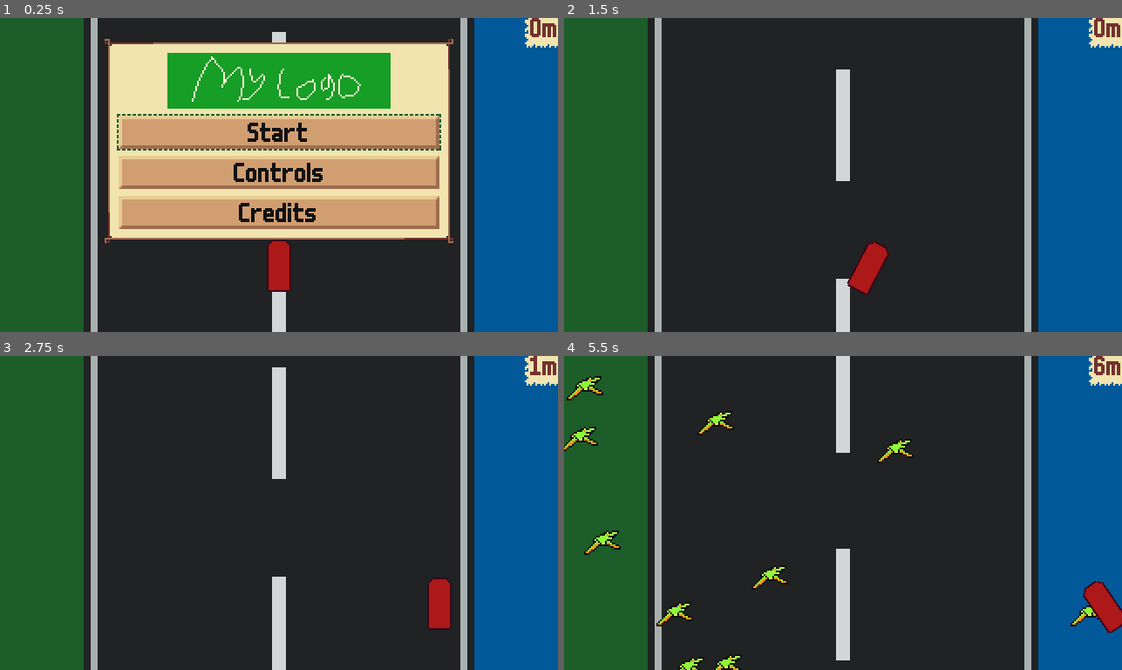
Above: before the commit, frames 1-4 (two rows, left to right).
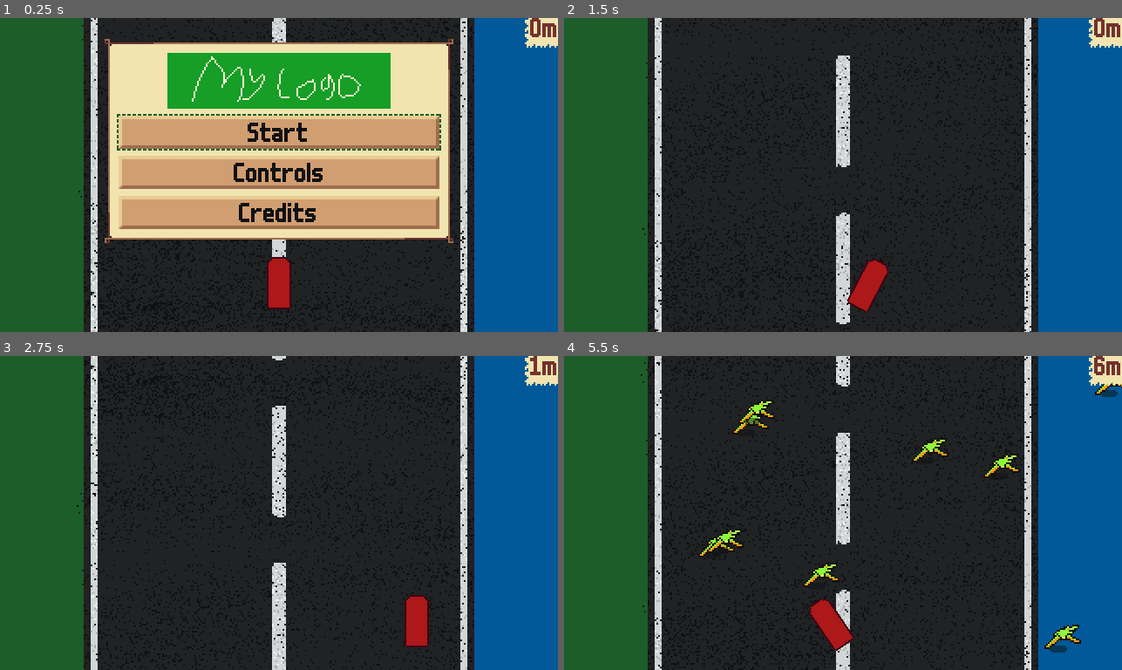
Above: after the commit, the same moments.

Repository: krobbi/afrogalypse
Game: Godot game, scene res://scenes/main/main.tscn
The game is run twice, just before and just after one commit, with the same random seed, the same clock (stepped at 60 frames per second) and the same inputs.
Inputs:
- Up to frame 1 (0.25 s): no input
- Up to frame 2 (1.5 s): click "Start" at 0.5 s; hold D (steer_right) from 1.28 s (still down)
- Up to frame 3 (2.75 s): release D (steer_right) at 2.03 s; hold Space (brake) from 2.03 s (still down)
- Up to frame 4 (5.5 s): release Space (brake) at 2.78 s; hold D (steer_right) 2.78-4.28 s; hold A (steer_left) from 4.28 s (still down)

The runs differ from the first frame. In frame 1, 3.2% of the frame differs, in the area x 14-84%, y 0-100%; in frame 2, 4.2%; in frame 3, 4.7%; in frame 4, 7.8%, in the area x 0-100%, y 0-100%.

Commit message:
Clamp to playfield

Diff:
--- a/entities/car/car.gd
+++ b/entities/car/car.gd
@@ -46,13 +46,12 @@
 	else:
 		brake_position = max(brake_position - brake_release * delta, 0.0)
 
-	# Brake has less effect at lower speeds.
-	var speed_frac: float = Global.speed / start_speed
-	var brake_pivot: float = brake_pivot_amount * speed_frac
-	var brake_turn: float = brake_turn_amount * speed_frac
-
-	rotation = wheel_position * (pivot_amount + brake_position * brake_pivot)
-	position.x += wheel_position * (turn_amount + brake_position * brake_turn) * delta
+	rotation = wheel_position * (pivot_amount + brake_position * brake_pivot_amount)
+	position.x = clamp(
+			position.x
+			+ wheel_position * (turn_amount + brake_position * brake_turn_amount) * delta,
+			56.0, 264.0
+	)
 
 
 func starting_state(delta: float) -> void:
--- a/entities/car/car.tscn
+++ b/entities/car/car.tscn
@@ -4,8 +4,8 @@
 [ext_resource type="Script" path="res://entities/car/car.gd" id="2_tig26"]
 
 [sub_resource type="CapsuleShape2D" id="CapsuleShape2D_2oq7k"]
-radius = 6.0
-height = 28.0
+radius = 5.0
+height = 26.0
 
 [node name="Car" type="Sprite2D"]
 texture = ExtResource("1_xurhx")
--- a/entities/frog/frog.gd
+++ b/entities/frog/frog.gd
@@ -2,10 +2,10 @@
 extends Node2D
 
 @export var sprite: Sprite2D
-@export var jump_force: float = 20.0
-@export var gravity: float = 100.0
-@export var ground_wait: float = 0.05
-@export var forward_force: float = 200.0
+@export var jump_force: float = 40.0
+@export var gravity: float = 200.0
+@export var ground_wait: float = 0.1
+@export var forward_force: float = 250.0
 @export var friction: float = 20.0
 
 var ground_timer: float = 0.0
@@ -46,4 +46,5 @@
 func _on_hitbox_area_entered(_area: Area2D) -> void:
 	if not is_hit:
 		is_hit = true
+		vertical_velocity = -100.0
 		Global.on_frog_hit()
--- a/entities/frog/frog.tscn
+++ b/entities/frog/frog.tscn
@@ -1,12 +1,13 @@
-[gd_scene load_steps=5 format=3 uid="uid://d4aivjhl0ysn1"]
+[gd_scene load_steps=6 format=3 uid="uid://d4aivjhl0ysn1"]
 
 [ext_resource type="Script" path="res://entities/frog/frog.gd" id="1_6saia"]
 [ext_resource type="Texture2D" uid="uid://cn8mtqqxm7wt7" path="res://entities/frog/frog.png" id="1_c2uii"]
 [ext_resource type="PackedScene" uid="uid://ny61orou7nqh" path="res://components/mover/mover.tscn" id="2_5n6ao"]
+[ext_resource type="Texture2D" uid="uid://burjoj85dxohh" path="res://entities/frog/shadow.png" id="3_wqf0h"]
 
 [sub_resource type="CapsuleShape2D" id="CapsuleShape2D_lgslm"]
 radius = 2.0
-height = 12.0
+height = 10.0
 
 [node name="Frog" type="Node2D" node_paths=PackedStringArray("sprite") groups=["frogs"]]
 script = ExtResource("1_6saia")
@@ -15,6 +16,9 @@
 
 [node name="Mover" parent="." node_paths=PackedStringArray("node") instance=ExtResource("2_5n6ao")]
 node = NodePath("..")
+
+[node name="Shadow" type="Sprite2D" parent="."]
+texture = ExtResource("3_wqf0h")
 
 [node name="Sprite2D" type="Sprite2D" parent="."]
 texture = ExtResource("1_c2uii")
--- a/entities/road_mark/road_mark.tscn
+++ b/entities/road_mark/road_mark.tscn
@@ -1,10 +1,10 @@
 [gd_scene load_steps=3 format=3 uid="uid://b3vh1c8ohwf5l"]
 
-[ext_resource type="Texture2D" uid="uid://olgv3a40num4" path="res://resources/textures/entities/road_mark/road_mark.png" id="1_a4lnc"]
+[ext_resource type="Texture2D" uid="uid://dih4ohpafftuk" path="res://resources/textures/entities/road_mark/road_section.png" id="1_dttld"]
 [ext_resource type="PackedScene" uid="uid://ny61orou7nqh" path="res://components/mover/mover.tscn" id="2_ku3q3"]
 
 [node name="RoadMark" type="Sprite2D"]
-texture = ExtResource("1_a4lnc")
+texture = ExtResource("1_dttld")
 metadata/_edit_group_ = true
 
 [node name="Mover" parent="." node_paths=PackedStringArray("node") instance=ExtResource("2_ku3q3")]
--- a/entities/road_mark_spawner/road_mark_spawner.tscn
+++ b/entities/road_mark_spawner/road_mark_spawner.tscn
@@ -10,6 +10,6 @@
 metadata/_edit_group_ = true
 
 [node name="DistanceClock" parent="." instance=ExtResource("3_3syb0")]
-distance = 120.0
+distance = 270.0
 
 [connection signal="distance_reached" from="DistanceClock" to="." method="spawn_road_mark"]
--- a/scenes/main/main.tscn
+++ b/scenes/main/main.tscn
@@ -1,7 +1,6 @@
-[gd_scene load_steps=9 format=3 uid="uid://db84bo3f0lyqi"]
+[gd_scene load_steps=8 format=3 uid="uid://db84bo3f0lyqi"]
 
 [ext_resource type="PackedScene" uid="uid://ce26bmikob7bk" path="res://entities/car/car.tscn" id="1_eqoqq"]
-[ext_resource type="Texture2D" uid="uid://c04fwihntm7o5" path="res://resources/textures/scenes/main/background.png" id="1_h1asa"]
 [ext_resource type="Script" path="res://scenes/main/main.gd" id="1_nf3r0"]
 [ext_resource type="PackedScene" uid="uid://c61b2hft4p2fl" path="res://entities/road_mark_spawner/road_mark_spawner.tscn" id="2_6k1et"]
 [ext_resource type="PackedScene" uid="uid://b3vh1c8ohwf5l" path="res://entities/road_mark/road_mark.tscn" id="3_xo548"]
@@ -14,24 +13,16 @@
 script = ExtResource("1_nf3r0")
 metadata/_edit_lock_ = true
 
-[node name="Background" type="Sprite2D" parent="."]
-texture = ExtResource("1_h1asa")
-centered = false
+[node name="RoadMarkSpawner" parent="." instance=ExtResource("2_6k1et")]
+position = Vector2(160, -180)
 
-[node name="RoadMarkSpawner" parent="." instance=ExtResource("2_6k1et")]
-position = Vector2(160, -80)
-
-[node name="InitRoadMark1" parent="RoadMarkSpawner" instance=ExtResource("3_xo548")]
-position = Vector2(0, 120)
-
-[node name="InitRoadMark2" parent="RoadMarkSpawner" instance=ExtResource("3_xo548")]
-position = Vector2(0, 240)
+[node name="InitRoadMark" parent="RoadMarkSpawner" instance=ExtResource("3_xo548")]
+position = Vector2(0, 270)
 
 [node name="TopFrogSpawner" parent="." node_paths=PackedStringArray("bottom_right") instance=ExtResource("4_dhns2")]
 position = Vector2(-48, -64)
 bottom_right = NodePath("BottomRight")
 delay = 0.5
-count = 2
 
 [node name="BottomRight" type="Marker2D" parent="TopFrogSpawner"]
 position = Vector2(308, 60)
@@ -39,14 +30,14 @@
 [node name="SideFrogSpawner" parent="." node_paths=PackedStringArray("bottom_right") instance=ExtResource("4_dhns2")]
 position = Vector2(-48, -4)
 bottom_right = NodePath("BottomRight")
-delay = 0.2
-count = 2
+delay = 0.5
+count = 3
 
 [node name="BottomRight" type="Marker2D" parent="SideFrogSpawner"]
 position = Vector2(44, 180)
 
 [node name="Car" parent="." instance=ExtResource("1_eqoqq")]
-position = Vector2(160, 150)
+position = Vector2(160, 160)
 
 [node name="GUICardManager" parent="." instance=ExtResource("6_pwt5t")]
 
Binary file added: entities/frog/shadow.png
Not shown, added: entities/frog/shadow.png.import
Binary file added: resources/textures/entities/road_mark/road_section.png
Not shown, added: resources/textures/entities/road_mark/road_section.png.import
Binary file added: resources/textures/entities/road_mark/rsection.ase
